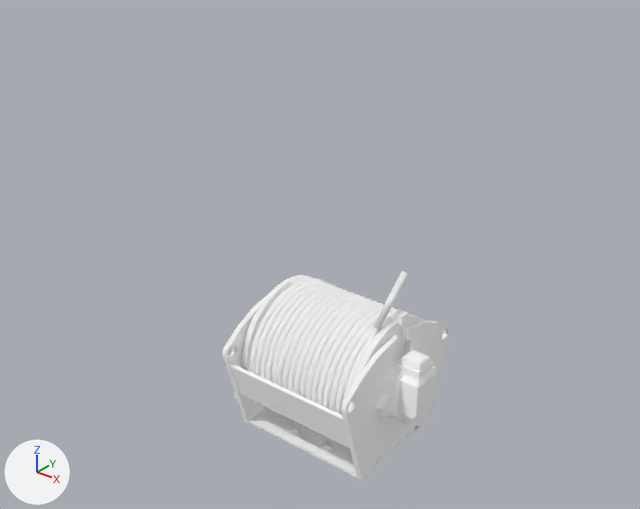
The glTF model Modulo 1 - Manual de operación de - grúa articulada Fassi, Hiab, Hyva/views/componentes/Palo/Fire.gltf: old version first, new version second.
Before and after are seen from a camera (50 mm lens) standing at (7.37, -9.69, 7.77) and looking at (-0.96, 0.72, 1.32). Arrows for +X, +Y and +Z are at lower left; the lights stay in place. Where no turn or scale is listed for an object, it has been applied to the vertices. Vertices at the same position are counted once.
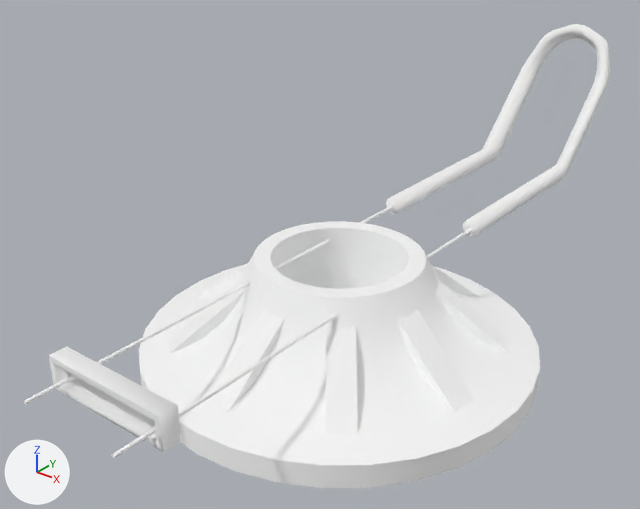
Changed parts and their boxes [x1, y1, x2, y2] in the pictures (640 x 509 px):
'Cylinder', added
    after: [139, 221, 540, 488]
'Cube', reshaped, moved, turned, rescaled
    before: [395, 350, 437, 418]
    after: [170, 262, 509, 434]
'Cylinder.003', added
    after: [49, 24, 610, 452]
'Circle.002', deleted
    before: [250, 277, 398, 415]
'Plane', deleted
    before: [222, 278, 450, 482]
'Cube.001', deleted
    before: [230, 364, 421, 478]
'Cylinder.006', added
    after: [49, 346, 181, 452]
'Cylinder.005', added
    after: [24, 205, 472, 459]
'Tambor', deleted
    before: [242, 275, 425, 409]
'Circle', deleted
    before: [376, 367, 411, 424]
'Cylinder.001', moved, turned, rescaled (not visible before)
    after: [245, 269, 350, 326]
'cable fuera', deleted
    before: [373, 271, 408, 330]
'Tamborinfo', deleted
    before: [393, 310, 408, 326]

Diff of the bpy script that builds the scene:
```diff
--- a/Modulo 1 - Manual de operación de - grúa articulada Fassi, Hiab, Hyva/views/componentes/Palo/Fire.gltf.py
+++ b/Modulo 1 - Manual de operación de - grúa articulada Fassi, Hiab, Hyva/views/componentes/Palo/Fire.gltf.py
@@ me_cube_001 @@
 # used by ob_cube; location = (1.4, 0.0, 0.03); scale = (0.293, 0.293, 0.293)
-me_cube_001.from_pydata(...)  # 85 vertices, 166 faces; spans x -1.0..1.0, y -1.0..1.33, z -1.0..2.1
-me_cube_001.materials.append(mat_material_003)  # white #ffffff
+me_cube_001.from_pydata(...)  # 54 vertices, 72 faces; spans x -12.49..12.49, y -2.91..3.02, z 0.23..1.65
+# me_cube_001 part 1: the whole mesh is rebuilt
+me_cube_001.materials.append(mat_material_001)  # white #ffffff
@@ me_cylinder_005 @@
+me_cylinder_005.from_pydata(...)  # 567 vertices, 1114 faces; spans x -1.0..1.0, y -5.82..6.92, z 1.44..4.1
+me_cylinder_005.materials.append(mat_material_003)  # white #ffffff
@@ me_cylinder_002 @@
+me_cylinder_002.from_pydata(...)  # 412 vertices, 764 faces; spans x -3.14..3.14, y -3.14..3.14, z 0.03..1.85
+me_cylinder_002.materials.append(mat_material_004)  # white #ffffff
@@ me_cylinder_010 @@
+me_cylinder_010.from_pydata(...)  # 15 vertices, 14 faces; spans x -1.0..1.0, y -5.82..-5.55, z 1.44..1.92
+me_cylinder_010.materials.append(mat_material_003)  # white #ffffff
@@ me_cylinder_009 @@
+me_cylinder_009.from_pydata(...)  # 64 vertices, 120 faces; spans x -0.8..0.85, y -6.29..1.4, z 1.6..1.66
+me_cylinder_009.materials.append(mat_material)  # white #ffffff
@@ ob_cube @@
 ob_cube = bpy.data.objects.new('Cube', me_cube_001)
-ob_cube.location = (1.4, 0.0, 0.03)
-ob_cube.scale = (0.293, 0.293, 0.293)
+ob_cube.location = (0.0, 0.0, 0.0)
+ob_cube.rotation_euler = (0.0, 0.0, -0.375)  # degrees (0, 0, -21)
+ob_cube.scale = (0.241, 1.0, 1.0)
@@ ob_cable_fuera @@
-ob_cable_fuera = bpy.data.objects.new('cable fuera', me_circle_014)
-ob_cable_fuera.location = (0.95, 0.02, 1.41)
@@ ob_cylinder_001 @@
 ob_cylinder_001 = bpy.data.objects.new('Cylinder.001', me_cylinder_001)
-ob_cylinder_001.location = (-1.23, 0.0, 0.0)
-ob_cylinder_001.rotation_euler = (0.0, 1.571, 0.0)  # degrees (0, 90, 0)
-ob_cylinder_001.scale = (0.366, 0.366, 0.0437)
+ob_cylinder_001.location = (0.0, 0.0, 0.0)
@@ ob_tamborinfo @@
-ob_tamborinfo = bpy.data.objects.new('Tamborinfo', me_cube_003)
-ob_tamborinfo.location = (1.07, 0.13, 1.1)
@@ ob_tambor @@
-ob_tambor = bpy.data.objects.new('Tambor', me_cylinder)
-ob_tambor.location = (0.0, 0.0, 0.0)
@@ ob_circle @@
-ob_circle = bpy.data.objects.new('Circle', me_circle_015)
-ob_circle.location = (1.21, 0.0, 0.0)
@@ ob_cube_001 @@
-ob_cube_001 = bpy.data.objects.new('Cube.001', me_cube_002)
-ob_cube_001.location = (0.0, 1.25, -0.08)
@@ ob_circle_002 @@
-ob_circle_002 = bpy.data.objects.new('Circle.002', me_circle_013)
-ob_circle_002.location = (-0.02, 0.0, 0.0)
@@ ob_plane @@
-ob_plane = bpy.data.objects.new('Plane', me_plane)
-ob_plane.location = (1.21, 0.0, 0.0)
@@ ob_cylinder_003 @@
+ob_cylinder_003 = bpy.data.objects.new('Cylinder.003', me_cylinder_005)
+ob_cylinder_003.location = (0.0, 1.28, 0.0)
@@ ob_cylinder @@
+ob_cylinder = bpy.data.objects.new('Cylinder', me_cylinder_002)
+ob_cylinder.location = (0.0, 0.0, 0.0)
@@ ob_cylinder_006 @@
+ob_cylinder_006 = bpy.data.objects.new('Cylinder.006', me_cylinder_010)
+ob_cylinder_006.location = (0.0, 1.28, 0.0)
@@ ob_cylinder_005 @@
+ob_cylinder_005 = bpy.data.objects.new('Cylinder.005', me_cylinder_009)
+ob_cylinder_005.location = (0.0, 1.21, 0.0)
```
